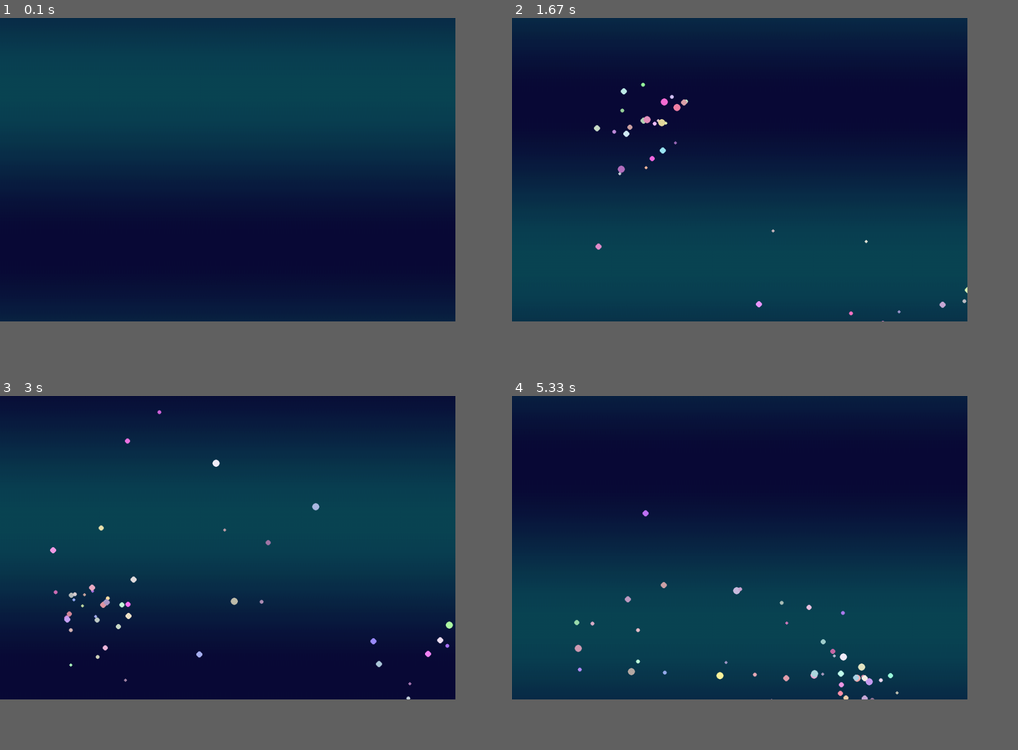
Above: before the commit, frames 1-4 (two rows, left to right).
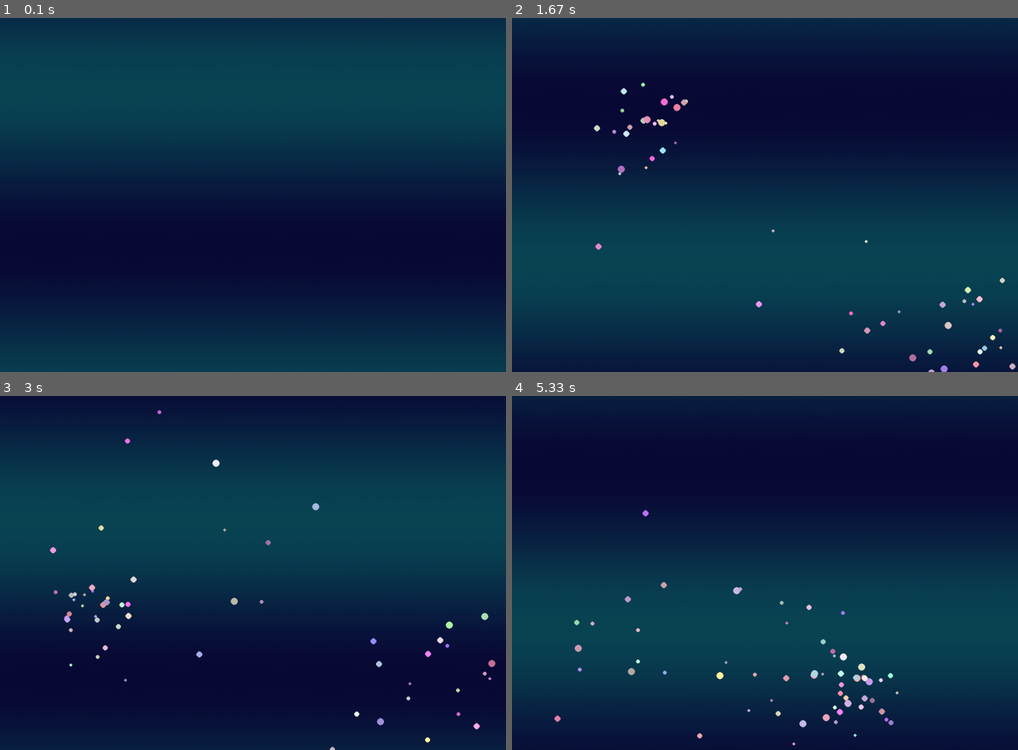
Above: after the commit, the same moments.

Repository: kimjisoo1234/20260138_gmae_project
Game: pygame game, started from src/test.py
The game is run twice, just before and just after one commit, with the same random seed, the same clock (stepped at 60 frames per second) and the same inputs.
Inputs (mouse positions are in pixels of both pictures, inside the frame that each line leads up to):
- Up to frame 1 (0.1 s): no input
- Up to frame 2 (1.67 s): click (765, 195) at 0.38 s; click (815, 272) at 0.72 s; click (952, 318) at 1.05 s; click (643, 124) at 1.38 s
- Up to frame 3 (3 s): click (253, 615) at 1.72 s; click (182, 498) at 2.05 s; click (430, 665) at 2.38 s; click (86, 608) at 2.72 s
- Up to frame 4 (5.33 s): click (618, 505) at 3.05 s; click (643, 633) at 3.38 s; click (947, 654) at 3.72 s; click (613, 703) at 4.05 s; click (608, 594) at 4.38 s; click (795, 672) at 4.72 s; click (856, 689) at 5.05 s
In our replay, the window is 810x540 before the commit and 900x630 after it. These sizes can differ from the game's own. Grey fills any space a smaller window leaves; there, only what the larger window draws over its background counts as a difference.

The runs differ from the first frame. In frame 1, 2.8% of the frame differs, in the area x 90-100%, y 50-80%; in frame 2, 3.4%; in frame 3, 5.0%; in frame 4, 8.5%, in the area x 0-100%, y 40-99%.

Commit message:
작업내용

Diff:
--- a/test.py
+++ b/src/test.py
@@ -4,7 +4,7 @@
 
 pygame.init()
 
-WIDTH, HEIGHT = 900, 600
+WIDTH, HEIGHT = 1000, 700
 screen = pygame.display.set_mode((WIDTH, HEIGHT))
 pygame.display.set_caption("Fancy Particle Playground")
 
--- /dev/null
+++ b/src/week_1.py
@@ -0,0 +1,27 @@
+import pygame
+import sys
+
+pygame.init()
+
+screen = pygame.display.set_mode((800, 600))
+pygame.display.set_caption("예아 운지")
+
+WHITE = (255, 255, 255)
+BLUE = (0, 0, 255)
+
+clock = pygame.time.Clock()
+running = True
+
+while running:
+    for event in pygame.event.get():
+        if event.type == pygame.QUIT:
+            running = False
+
+    screen.fill(WHITE)
+    pygame.draw.circle(screen, BLUE, (400, 300), 50)
+
+    pygame.display.flip()
+    clock.tick(60)
+
+pygame.quit()
+sys.exit()
Not shown, added: README.md
Empty file added: sprites/practice/week01.txt
